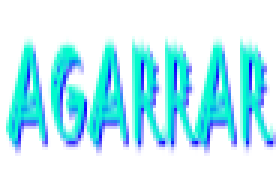
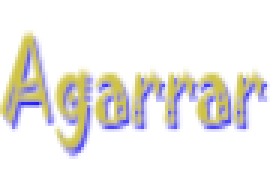
Before/after of a 276 x 177 layered artwork. What changed in the layer stack:
removed layer "Transformation" over <box>6,36,276,156</box>
added layer "hover" above "AGARRAR #2" over <box>0,30,270,159</box>
